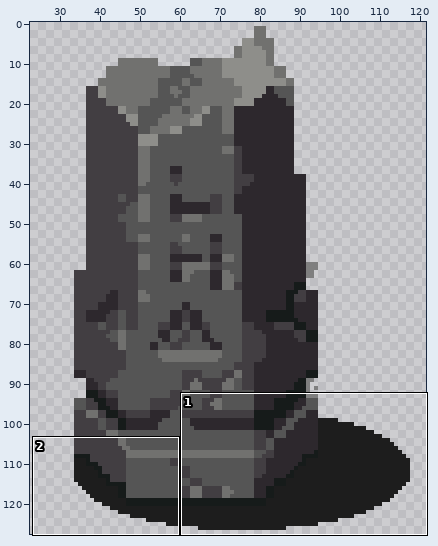
Two versions of one pixel-art file, Pixel Art/Object/Pillar-wait.aseprite. Above, an overview of the earlier version with the close-up marked.
Close-up. Earlier state:
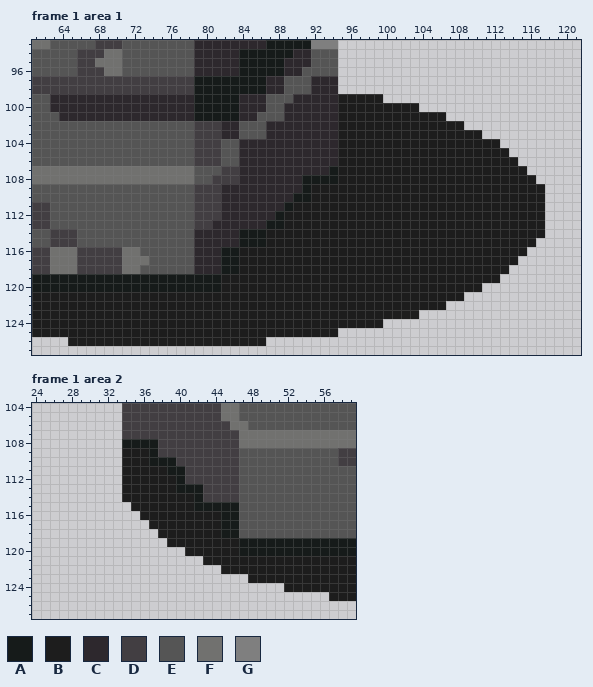
128x128 pixels, 3 frames. Shown: frame 1 area 1: x 61..121, y 93..127; frame 1 area 2: x 24..59, y 104..127. The wide view leaves out empty margins. The commit also changed other frames or places, which this record leaves out.
Palette (. is transparent): A #161b1a  B #1d1d1d  C #2d282d  D #423e42  E #555555  F #71716f  G #7f7f7f
Pixels before, frame 1 area 1, first column x 61:
 93 FFEEEEEDDDEEEEEEEECCCCCCCCAAAAAGGG.......................
 94 EEEEEDDDFFEEEEEEEECCCCCAAAAAACCEEE.......................
 95 EEEEEDDFFFEEEEEEEECCCCCAAAAACCCEEE.......................
 96 EEEEEDDDFFEEEEEEEECCCCCAAAAACCEEEE.......................
 97 DDDDDDDDDDDDDDDDDDAAAAAAAACCEEECCC.......................
 98 DDDDDDDDDDDDDDDDDDAAAAAAAACCEEECCC.......................
 99 EECCCCCCCCCCCCCCCCAAAAACCCEEECCCCCBBBBB..................
100 EECCCCCCCCCCCCCCCCAAAAACCCEECCCCCCBBBBBBBBB..............
101 EEECCCCCCCCCCCCCCCAAAAACCEEECCCCCCBBBBBBBBBBBB...........
102 EEEEEEEEEEEEEEEEEEDDDCCEEECCCCCCCCBBBBBBBBBBBBBB.........
103 EEEEEEEEEEEEEEEEEEDDDCCEEECCCCCCCCBBBBBBBBBBBBBBBB.......
104 EEEEEEEEEEEEEEEEEEDDDEECCCCCCCCCCCBBBBBBBBBBBBBBBBBB.....
105 EEEEEEEEEEEEEEEEEEDDDEECCCCCCCCCCCBBBBBBBBBBBBBBBBBBB....
106 EEEEEEEEEEEEEEEEEEDDDEECCCCCCCCCCCBBBBBBBBBBBBBBBBBBBB...
107 FFFFFFFFFFFFFFFFFFEEEDDCCCCCCCCCCABBBBBBBBBBBBBBBBBBBBB..
108 FFFFFFFFFFFFFFFFFFEEDDDCCCCCCCAAAABBBBBBBBBBBBBBBBBBBBBB.
109 EEEEEEEEEEEEEEEEEEDDDCCCCCCCCCABBBBBBBBBBBBBBBBBBBBBBBBBB
110 EEEEEEEEEEEEEEEEEEDDDCCCCCCCCAABBBBBBBBBBBBBBBBBBBBBBBBBB
111 DDEEEEEEEEEEEEEEEEDDDCCCCCCCABBBBBBBBBBBBBBBBBBBBBBBBBBBB
112 DDEEEEEEEEEEEEEEEEDDDCCCCCCABBBBBBBBBBBBBBBBBBBBBBBBBBBBB
113 DDEEEEEEEEEEEEEEEEDDCCCCCCAABBBBBBBBBBBBBBBBBBBBBBBBBBBBB
114 EEDDDEEEEEEEEEEEEECCCCCAAABBBBBBBBBBBBBBBBBBBBBBBBBBBBBBB
115 EEDDDEEEEEEEEEEEEECCCCCAAABBBBBBBBBBBBBBBBBBBBBBBBBBBBBB.
116 DDFFFDDDDDFFEEEEEECCCAABBBBBBBBBBBBBBBBBBBBBBBBBBBBBBBB..
117 DDFFFDDDDDFFFEEEEECCCAABBBBBBBBBBBBBBBBBBBBBBBBBBBBBBB...
118 DDFFFDDDDDFFEEEEEECCCAABBBBBBBBBBBBBBBBBBBBBBBBBBBBBB....
119 AAAAAAAAAAAAAAAAAAAAABBBBBBBBBBBBBBBBBBBBBBBBBBBBBBB.....
120 AAAAAAAAAAAAAAAAAAAAABBBBBBBBBBBBBBBBBBBBBBBBBBBBB.......
121 BBBBBBBBBBBBBBBBBBBBBBBBBBBBBBBBBBBBBBBBBBBBBBBB.........
122 BBBBBBBBBBBBBBBBBBBBBBBBBBBBBBBBBBBBBBBBBBBBBB...........
123 BBBBBBBBBBBBBBBBBBBBBBBBBBBBBBBBBBBBBBBBBBB..............
124 BBBBBBBBBBBBBBBBBBBBBBBBBBBBBBBBBBBBBBB..................
125 BBBBBBBBBBBBBBBBBBBBBBBBBBBBBBBBBB.......................
126 ....BBBBBBBBBBBBBBBBBBBBBB...............................
Pixels before, frame 1 area 2, first column x 34:
104 DDDDDDDDDDDFFEEEEEEEEEEEEE
105 DDDDDDDDDDDFFEEEEEEEEEEEEE
106 DDDDDDDDDDDDFFEEEEEEEEEEEE
107 DDDDDDDDDDDDDFFFFFFFFFFFFF
108 AAAADDDDDDDDDFFFFFFFFFFFFF
109 BBBADDDDDDDDDEEEEEEEEEEEDD
110 BBBAAADDDDDDDEEEEEEEEEEEDD
111 BBBBBAADDDDDDEEEEEEEEEEEEE
112 BBBBBBADDDDDDEEEEEEEEEEEEE
113 BBBBBBAAADDDDEEEEEEEEEEEEE
114 BBBBBBBBADDDDEEEEEEEEEEEEE
115 .BBBBBBBAAAAAEEEEEEEEEEEEE
116 ..BBBBBBBBBAAEEEEEEEEEEEEE
117 ...BBBBBBBBAAEEEEEEEEEEEEE
118 ....BBBBBBBAAEEEEEEEEEEEEE
119 .....BBBBBBBBAAAAAAAAAAAAA
120 .......BBBBBBAAAAAAAAAAAAA
121 .........BBBBBBBBBBBBBBBBB
122 ...........BBBBBBBBBBBBBBB
123 ..............BBBBBBBBBBBB
124 ..................BBBBBBBB
125 .......................BBB
Now the later version:
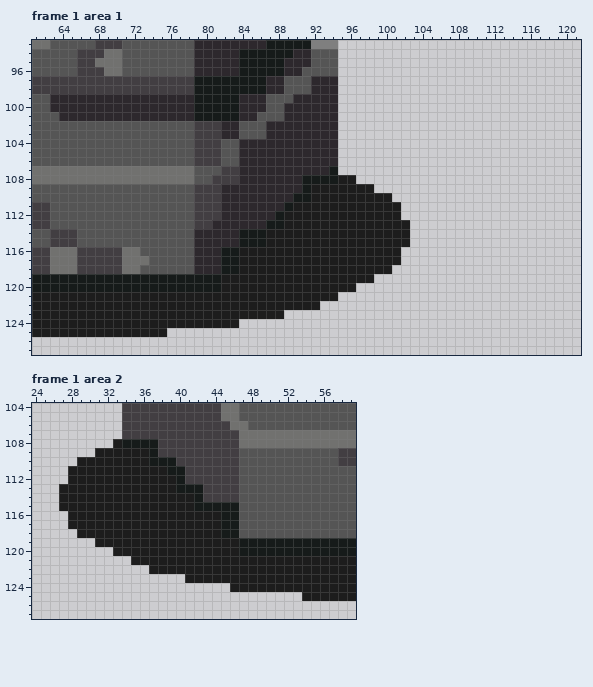
Change:
Frame 1 area 1:
y 99: x 95..99 BBBBB -> .....
y 100: x 95..103 BBBBBBBBB -> .........
y 101: x 95..106 BBBBBBBBBBBB -> ............
y 102: x 95..108 BBBBBBBBBBBBBB -> ..............
y 103: x 95..110 BBBBBBBBBBBBBBBB -> ................
y 104: x 95..112 BBBBBBBBBBBBBBBBBB -> ..................
y 105: x 95..113 BBBBBBBBBBBBBBBBBBB -> ...................
y 106: x 95..114 BBBBBBBBBBBBBBBBBBBB -> ....................
y 107: x 95..115 BBBBBBBBBBBBBBBBBBBBB -> .....................
y 108: x 97..116 BBBBBBBBBBBBBBBBBBBB -> ....................
y 109: x 99..117 BBBBBBBBBBBBBBBBBBB -> ...................
y 110: x 101..117 BBBBBBBBBBBBBBBBB -> .................
y 111..112: x 102..117 BBBBBBBBBBBBBBBB -> ................
y 113..114: x 103..117 BBBBBBBBBBBBBBB -> ...............
y 115: x 103..116 BBBBBBBBBBBBBB -> ..............
y 116: x 102..115 BBBBBBBBBBBBBB -> ..............
y 117: x 102..114 BBBBBBBBBBBBB -> .............
y 118: x 101..113 BBBBBBBBBBBBB -> .............
y 119: x 99..112 BBBBBBBBBBBBBB -> ..............
y 120: x 97..110 BBBBBBBBBBBBBB -> ..............
y 121: x 95..108 BBBBBBBBBBBBBB -> ..............
y 122: x 93..106 BBBBBBBBBBBBBB -> ..............
y 123: x 89..103 BBBBBBBBBBBBBBB -> ...............
y 124: x 84..99 BBBBBBBBBBBBBBBB -> ................
y 125: x 76..94 BBBBBBBBBBBBBBBBBBB -> ...................
y 126: x 65..86 BBBBBBBBBBBBBBBBBBBBBB -> ......................
Frame 1 area 2:
y 108: x 33 . -> B
y 109: x 31..33 ... -> BBB
y 110: x 29..33 ..... -> BBBBB
y 111..112: x 28..33 ...... -> BBBBBB
y 113..114: x 27..33 ....... -> BBBBBBB
y 115: x 27..34 ........ -> BBBBBBBB
y 116: x 28..35 ........ -> BBBBBBBB
y 117: x 28..36 ......... -> BBBBBBBBB
y 118: x 29..37 ......... -> BBBBBBBBB
y 119: x 31..38 ........ -> BBBBBBBB
y 120: x 33..40 ........ -> BBBBBBBB
y 121: x 35..42 ........ -> BBBBBBBB
y 122: x 37..44 ........ -> BBBBBBBB
y 123: x 41..47 ....... -> BBBBBBB
y 124: x 46..51 ...... -> BBBBBB
y 125: x 54..56 ... -> BBB
Changed places in both close-ups, as pixel boxes (x1, y1, x2, y2):
erased: (68, 94, 545, 346)
added: (59, 439, 329, 601)
